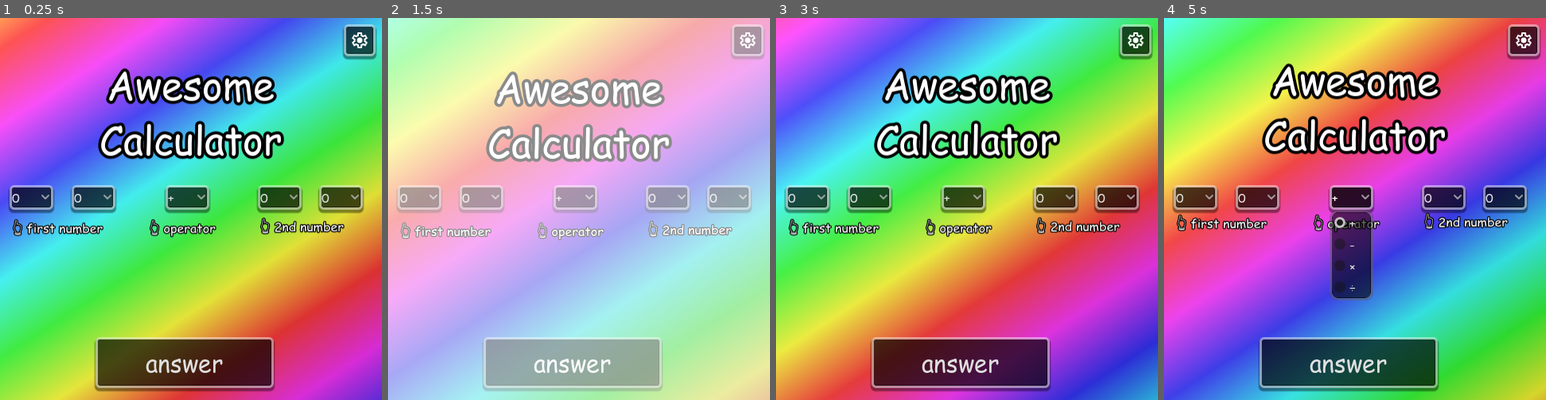
Above: before the commit, frames 1-4 (left to right).
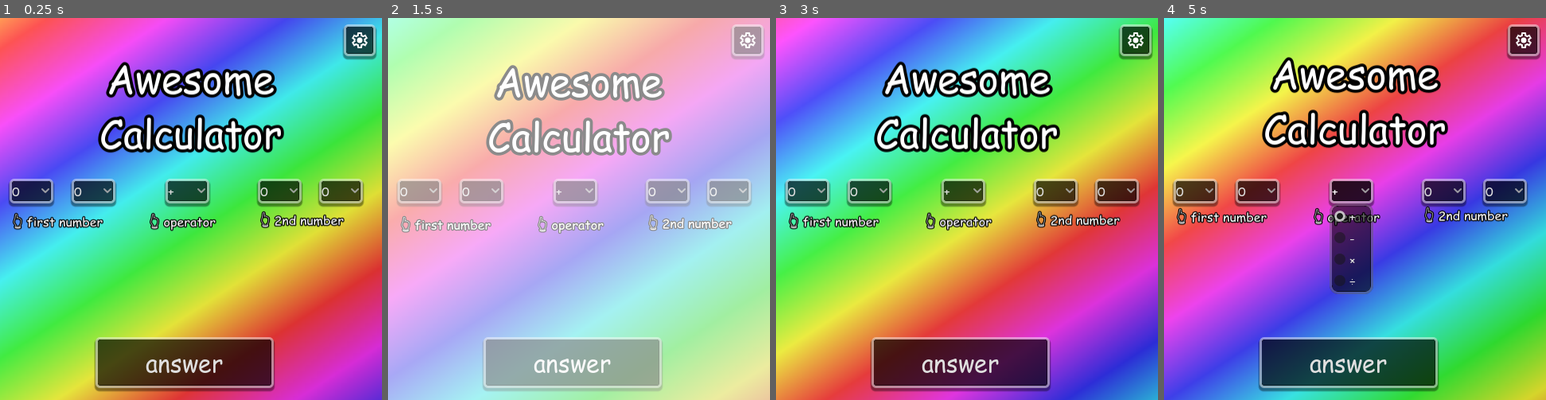
Above: after the commit, the same moments.

Repository: deaen/AwesomeCalculator
Game: Godot game, scene res://Scenes/main_window.tscn
The game is run twice, just before and just after one commit, with the same random seed, the same clock (stepped at 60 frames per second) and the same inputs.
Inputs (mouse positions are in pixels of both pictures, inside the frame that each line leads up to):
- Up to frame 1 (0.25 s): no input
- Up to frame 2 (1.5 s): click "answer" at 0.5 s; click (747, 40) at 1.25 s
- Up to frame 3 (3 s): click "0" at 2 s; click (798, 40) at 2.75 s
- Up to frame 4 (5 s): click "0" at 3.5 s; click "+" at 4.25 s

The runs differ from the first frame. In frame 1, 12% of the frame differs, in the area x 2-96%, y 11-58%; in frame 2, 11%; in frame 3, 12%; in frame 4, 13%, in the area x 2-96%, y 10-74%.

Commit message:
1.1

Diff:
--- a/Scenes/main_window.tscn
+++ b/Scenes/main_window.tscn
@@ -91,9 +91,9 @@
 [node name="RichTextLabel" type="RichTextLabel" parent="."]
 material = SubResource("ShaderMaterial_5kivu")
 offset_left = 8.0
-offset_top = 48.0
+offset_top = 40.0
 offset_right = 472.0
-offset_bottom = 184.0
+offset_bottom = 176.0
 theme_override_colors/font_shadow_color = Color(0, 0, 0, 1)
 theme_override_colors/font_outline_color = Color(0, 0, 0, 1)
 theme_override_constants/shadow_offset_y = 0
@@ -108,9 +108,9 @@
 
 [node name="1stNumField1" type="OptionButton" parent="." node_paths=PackedStringArray("option1", "option2", "option3", "option4", "option5")]
 offset_left = 12.0
-offset_top = 210.0
+offset_top = 202.0
 offset_right = 67.0
-offset_bottom = 241.0
+offset_bottom = 233.0
 theme = ExtResource("4_7m4et")
 item_count = 10
 selected = 0
@@ -144,9 +144,9 @@
 
 [node name="1stNumField2" type="OptionButton" parent="."]
 offset_left = 90.0
-offset_top = 210.0
+offset_top = 202.0
 offset_right = 145.0
-offset_bottom = 241.0
+offset_bottom = 233.0
 theme = ExtResource("4_7m4et")
 item_count = 10
 selected = 0
@@ -174,9 +174,9 @@
 
 [node name="operator" type="OptionButton" parent="."]
 offset_left = 208.0
-offset_top = 210.0
+offset_top = 202.0
 offset_right = 263.0
-offset_bottom = 241.0
+offset_bottom = 233.0
 theme = ExtResource("4_7m4et")
 item_count = 4
 selected = 0
@@ -192,9 +192,9 @@
 
 [node name="2ndNumField1" type="OptionButton" parent="."]
 offset_left = 324.0
-offset_top = 210.0
+offset_top = 202.0
 offset_right = 379.0
-offset_bottom = 241.0
+offset_bottom = 233.0
 theme = ExtResource("4_7m4et")
 item_count = 10
 selected = 0
@@ -222,9 +222,9 @@
 
 [node name="2ndNumField2" type="OptionButton" parent="."]
 offset_left = 401.0
-offset_top = 210.0
+offset_top = 202.0
 offset_right = 456.0
-offset_bottom = 241.0
+offset_bottom = 233.0
 theme = ExtResource("4_7m4et")
 item_count = 10
 selected = 0
@@ -262,9 +262,9 @@
 [node name="firstnumber" type="RichTextLabel" parent="."]
 material = SubResource("ShaderMaterial_4bfu3")
 offset_left = 16.0
-offset_top = 228.0
+offset_top = 220.0
 offset_right = 149.0
-offset_bottom = 302.0
+offset_bottom = 294.0
 theme_override_colors/font_outline_color = Color(0, 0, 0, 1)
 theme_override_constants/outline_size = 5
 text = "
@@ -274,9 +274,9 @@
 [node name="operatortext" type="RichTextLabel" parent="."]
 material = SubResource("ShaderMaterial_m4uvf")
 offset_left = 188.0
-offset_top = 228.0
+offset_top = 220.0
 offset_right = 298.0
-offset_bottom = 300.0
+offset_bottom = 292.0
 theme_override_colors/font_outline_color = Color(0, 0, 0, 1)
 theme_override_constants/outline_size = 5
 text = "
@@ -286,9 +286,9 @@
 [node name="2ndnymber" type="RichTextLabel" parent="."]
 material = SubResource("ShaderMaterial_ervhw")
 offset_left = 327.0
-offset_top = 226.0
+offset_top = 218.0
 offset_right = 454.0
-offset_bottom = 293.0
+offset_bottom = 285.0
 theme_override_colors/font_outline_color = Color(0, 0, 0, 1)
 theme_override_constants/outline_size = 5
 text = "
--- a/Scripts/mainWindow.gd
+++ b/Scripts/mainWindow.gd
@@ -74,11 +74,6 @@
 
 	if fieldOneCombined == "09" && fieldTwoCombined == "10" && operatorIndex == 0:
 		global.result = 21
-
-	print(operatorIndex)
-	print(fieldOneCombined)
-	print(fieldTwoCombined)
-	print(global.result)
 	global.windowPOS = get_window().position
 	$loop.stop()
 	$"build up".play()
--- a/project.godot
+++ b/project.godot
@@ -12,7 +12,7 @@
 
 config/name="awesome calculator"
 config/description="very useful"
-config/version="1.0"
+config/version="1.1"
 run/main_scene="res://Scenes/main_window.tscn"
 config/features=PackedStringArray("4.2", "Forward Plus")
 boot_splash/bg_color=Color(1, 1, 1, 1)
@@ -42,4 +42,5 @@
 
 [rendering]
 
+renderer/rendering_method="gl_compatibility"
 environment/defaults/default_clear_color=Color(1, 1, 1, 1)
Not shown, added: windowsBuild/1.1/1.1.7z
Not shown, added: windowsBuild/1.1/awesome calculator v1.1.zip
Not shown, added: windowsBuild/1.1/awesome calculator v1.1/awesome calculator.exe
Not shown, added: windowsBuild/1.1/awesome calculator v1.1/awesome calculator.pck
Not shown, added: windowsBuild/1.1/awesome calculator.exe
Not shown, added: windowsBuild/1.1/awesome calculator.pck
Not shown, added: windowsBuild/awesome calculator v1.1.zip
